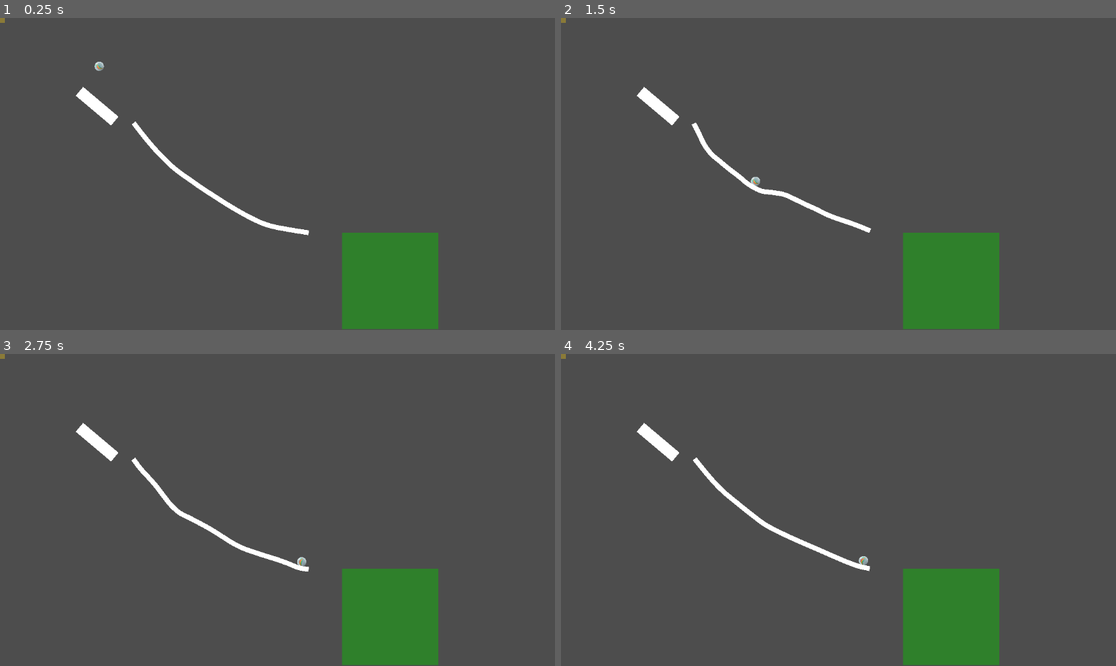
Above: before the commit, frames 1-4 (two rows, left to right).
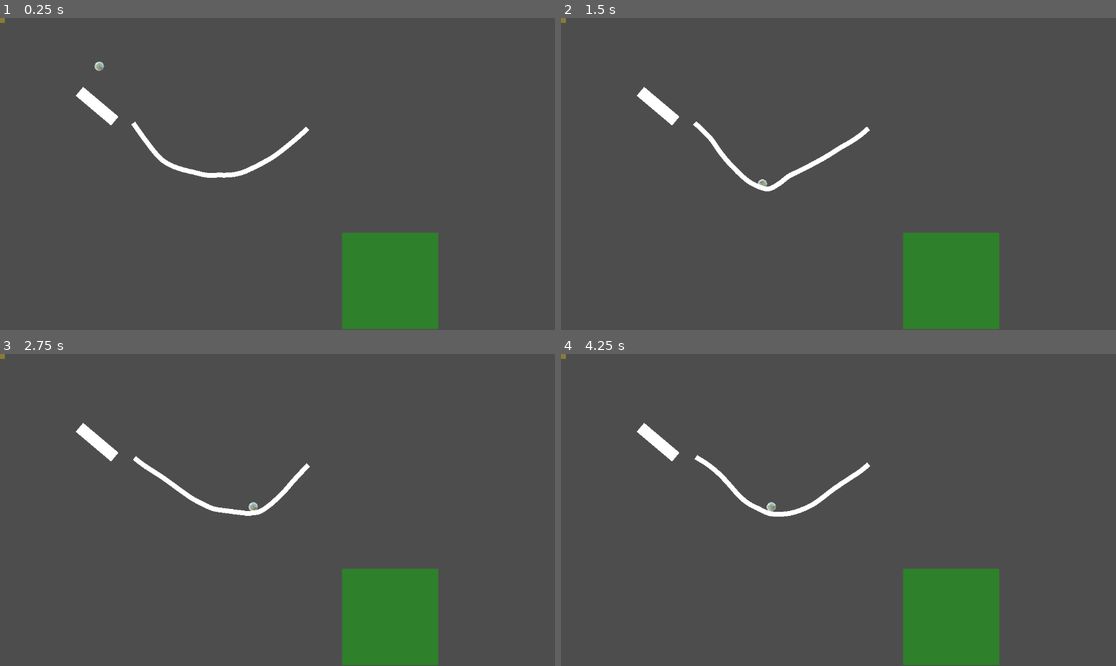
Above: after the commit, the same moments.

Repository: lechaosx/jam-at-fit-vol-2
Game: Godot game, scene res://game.tscn
The game is run twice, just before and just after one commit, with the same random seed, the same clock (stepped at 60 frames per second) and the same inputs.
Inputs:
- Up to frame 1 (0.25 s): no input
- Up to frame 2 (1.5 s): no input
- Up to frame 3 (2.75 s): no input
- Up to frame 4 (4.25 s): no input

The runs differ from the first frame. In frame 1, 1.0% of the frame differs, in the area x 23-56%, y 33-70%; in frame 2, 1.2%; in frame 3, 1.3%; in frame 4, 1.3%, in the area x 23-56%, y 32-70%.

Commit message:
Experiment

Diff:
--- a/godot/world.tscn
+++ b/godot/world.tscn
@@ -10,8 +10,6 @@
 
 [sub_resource type="WorldBoundaryShape2D" id="WorldBoundaryShape2D_e2o6t"]
 normal = Vector2(1, 0)
-
-[sub_resource type="RectangleShape2D" id="RectangleShape2D_dwbse"]
 
 [node name="World" type="Node"]
 script = ExtResource("1_tlwt5")
@@ -56,17 +54,15 @@
 
 [node name="Rope" parent="." node_paths=PackedStringArray("attach_body_a", "attach_body_b") instance=ExtResource("6_dwbse")]
 position = Vector2(-390, 185)
-points = PackedVector2Array(658, 23, 805, 153, 1045, 263)
+points = PackedVector2Array(658, 23, 805, 153, 1049, 30)
 attach_body_a = NodePath("../Switch/Button")
-attach_body_b = NodePath("../RopePulledBody2")
-
-[node name="RopePulledBody2" type="StaticBody2D" parent="."]
-position = Vector2(655, 440)
-
-[node name="CollisionShape2D" type="CollisionShape2D" parent="RopePulledBody2"]
-shape = SubResource("RectangleShape2D_dwbse")
+attach_body_b = NodePath("../Switch2/Button")
 
 [node name="Switch" parent="." instance=ExtResource("7_pkg7o")]
 position = Vector2(267, 205)
 
+[node name="Switch2" parent="." instance=ExtResource("7_pkg7o")]
+position = Vector2(662, 215)
+
 [editable path="Switch"]
+[editable path="Switch2"]
Not shown: 1 places in godot/world.tscn that only renumber resources
